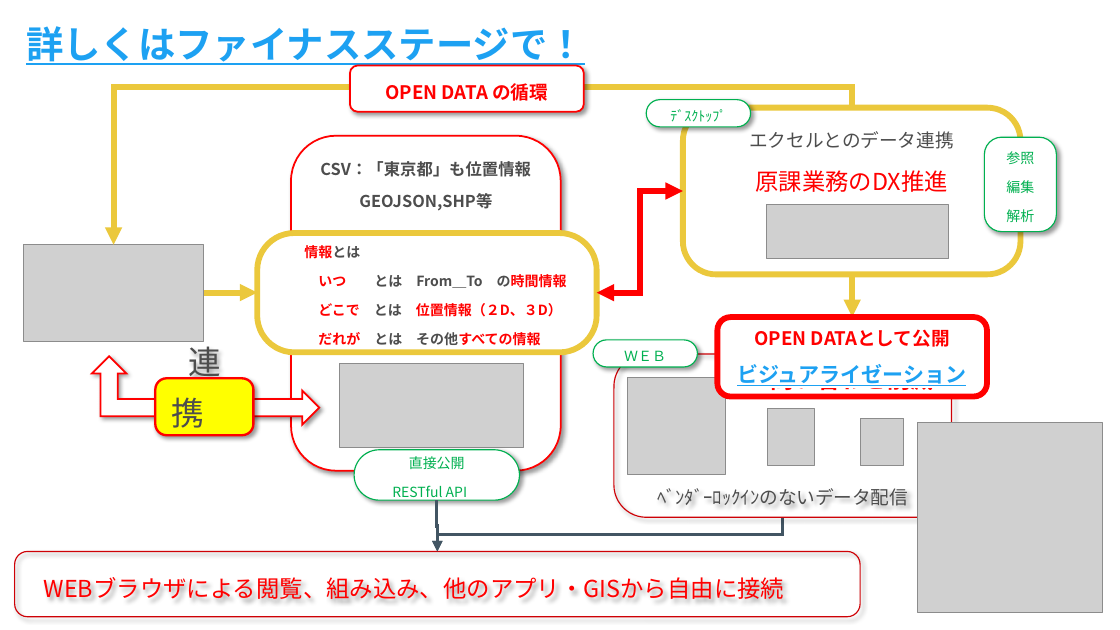
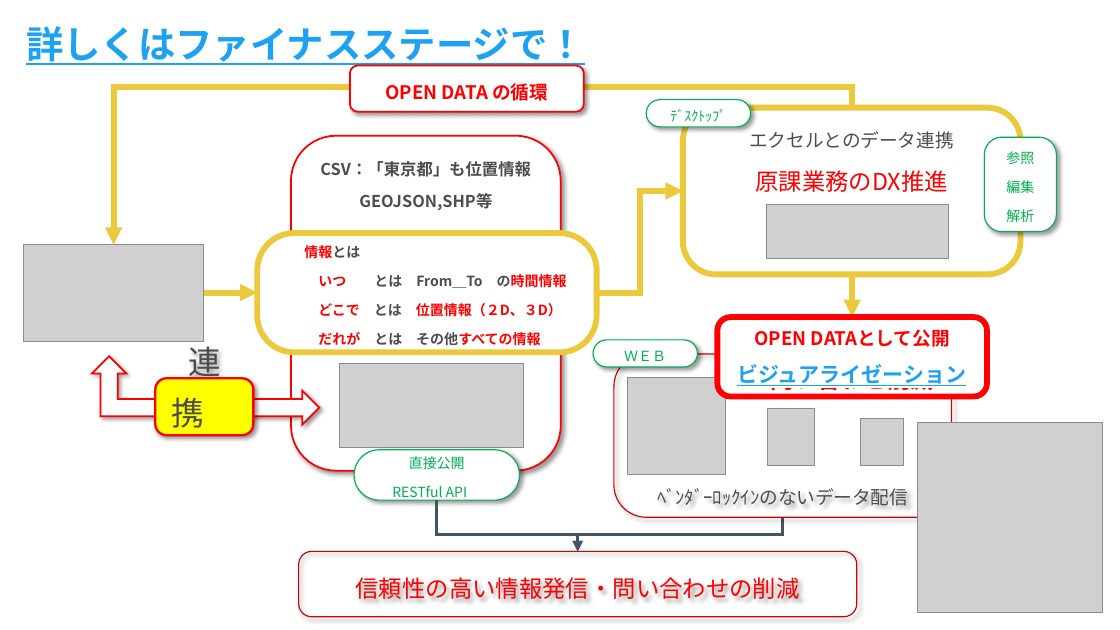
Before and after one commit to yamamoto-ryuzo/portal, a slide deck: slide 3 of パワーポイント/都知事杯オープンデータ・ハッカソン.pptx. Drawn at 1120x630 pixels with LibreOffice and Linux fonts; fonts in the diff are those of the drawing; grey boxes stand for pictures. Boxes give left, top, right and bottom in pixels: in the first picture for what was removed or moved away, otherwise in the second. Text is boxed around its words. In the diff, an @@ line names an element or a change of style, - is before the commit and + after.

```diff
--- a/パワーポイント/都知事杯オープンデータ・ハッカソン.pptx
+++ b/パワーポイント/都知事杯オープンデータ・ハッカソン.pptx
@@ elbow double arrow (597, 292) - (683, 191): elbow double arrow to elbow arrow; stroke #FF0000 5 pt to #EBC83C 5 pt @@
@@ elbow arrow moved from (437, 500) - (438, 551) to (437, 500) - (578, 551) @@
@@ elbow arrow moved from (783, 518) - (438, 551) to (783, 518) - (578, 551) @@
@@ rounded rectangle "信頼性の高い情報発信・問い合わせの削減": place and size @@
-rounded rectangle "信頼性の高い情報発信・問い合わせの削減" at box(14, 551, 860, 617)
+rounded rectangle "信頼性の高い情報発信・問い合わせの削減" at box(299, 551, 857, 617)
@@ text in rounded rectangle at box(356, 577, 800, 600): text changed @@
-WEBブラウザによる閲覧、組み込み、他のアプリ・GISから自由に接続
+信頼性の高い情報発信・問い合わせの削減
```
Also in this commit, not shown: 1 other slide changed, 1 other file.
